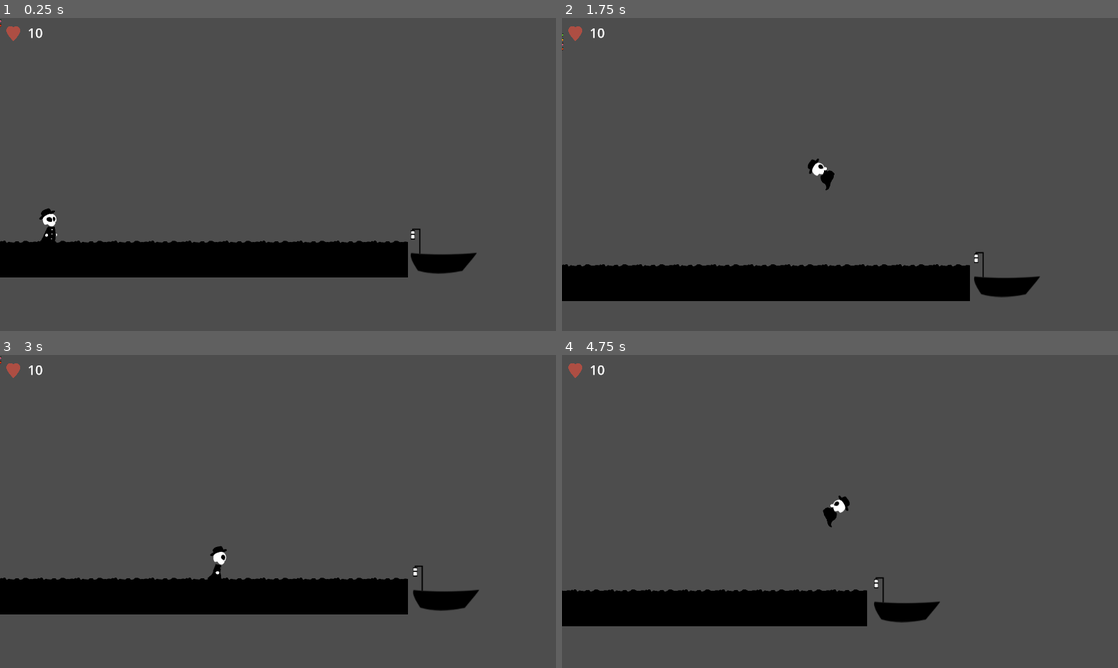
Above: before the commit, frames 1-4 (two rows, left to right).
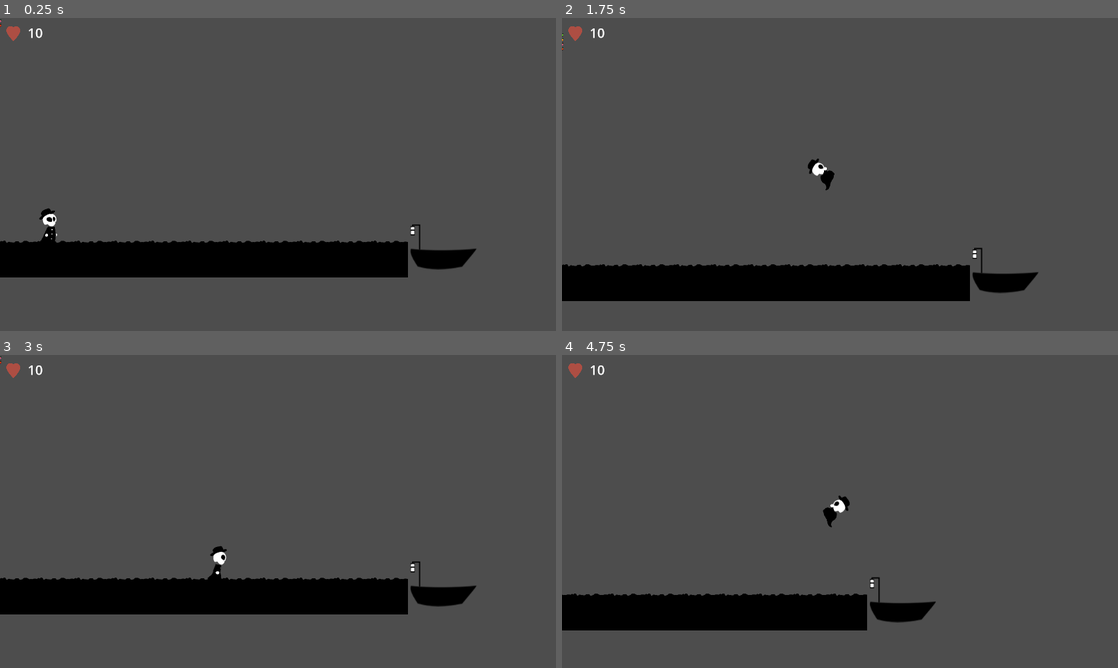
Above: after the commit, the same moments.

Repository: code-langba/you-game
Game: Godot game, scene res://scenes/levels/3.tscn
Same seed, same stepped clock (60 frames per second), same inputs: the game is played once before the commit and once after it. This scene is started directly instead of the project's main scene.
Inputs:
- Up to frame 1 (0.25 s): no input
- Up to frame 2 (1.75 s): tap Enter (ui_accept) at 0.5 s; hold D (move_right) from 0.53 s (still down); tap Space (jump) at 0.77, 1.52 s
- Up to frame 3 (3 s): release D (move_right) at 2.03 s; hold A (move_left) 2.03-2.78 s; hold D (move_right) from 2.78 s (still down)
- Up to frame 4 (4.75 s): tap Space (jump) at 3.02, 3.77, 4.52 s; release D (move_right) at 4.28 s; hold A (move_left) from 4.28 s (still down)

The runs differ from the first frame. In frame 1, 0.4% of the frame differs, in the area x 73-86%, y 66-82%; in frame 2, 0.4%; in frame 3, 0.4%; in frame 4, 1.7%, in the area x 0-68%, y 70-88%.
Error after the commit: Assertion failed: ❌Positions is empty. Create some position node inside BetterMovingPlatform and assign them to BetterMVBase. (res://scripts/traps/moving_platf…

Commit message:
added new moving platform

Diff:
--- /dev/null
+++ b/scenes/better_moving_platform.tscn
@@ -0,0 +1,7 @@
+[gd_scene load_steps=2 format=3 uid="uid://bkep8526t3g44"]
+
+[ext_resource type="PackedScene" uid="uid://beojt0gxoinh4" path="res://scenes/traps/better_mv_base.tscn" id="1_dv4wa"]
+
+[node name="BetterMovingPlatform" type="Node2D"]
+
+[node name="BetterMVBase" parent="." instance=ExtResource("1_dv4wa")]
--- a/scenes/levels/3.tscn
+++ b/scenes/levels/3.tscn
@@ -136,12 +136,10 @@
 
 [node name="actual_moving_platform" parent="platforms/left_right" index="0" instance=ExtResource("3_ms63n")]
 
-[node name="moving_platform" parent="platforms/left_right/actual_moving_platform" index="0" node_paths=PackedStringArray("start", "end")]
+[node name="moving_platform" parent="platforms/left_right/actual_moving_platform" index="0"]
 position = Vector2(1531, 831)
 scale = Vector2(1.8, 1.8)
 SPEED = 3.0
-start = NodePath("../start_pt")
-end = NodePath("../end_pt")
 
 [node name="start_pt" parent="platforms/left_right/actual_moving_platform" index="1"]
 position = Vector2(1494, 835)
@@ -152,11 +150,9 @@
 [node name="actual_moving_platform2" parent="platforms/left_right" index="1" instance=ExtResource("3_ms63n")]
 position = Vector2(1139, 0)
 
-[node name="moving_platform" parent="platforms/left_right/actual_moving_platform2" index="0" node_paths=PackedStringArray("start", "end")]
+[node name="moving_platform" parent="platforms/left_right/actual_moving_platform2" index="0"]
 position = Vector2(1531, 831)
 scale = Vector2(1.8, 1.8)
-start = NodePath("../start_pt")
-end = NodePath("../end_pt")
 
 [node name="start_pt" parent="platforms/left_right/actual_moving_platform2" index="1"]
 position = Vector2(1530, 839)
--- /dev/null
+++ b/scenes/position.gd
@@ -0,0 +1,2 @@
+extends Node2D
+class_name Position
--- /dev/null
+++ b/scenes/position.tscn
@@ -0,0 +1,6 @@
+[gd_scene load_steps=2 format=3 uid="uid://bllubrjylfkg1"]
+
+[ext_resource type="Script" path="res://scenes/position.gd" id="1_rvfp8"]
+
+[node name="Position" type="Node2D"]
+script = ExtResource("1_rvfp8")
--- /dev/null
+++ b/scenes/test.tscn
@@ -0,0 +1,152 @@
+[gd_scene load_steps=19 format=3 uid="uid://d3vnimwitkvwk"]
+
+[ext_resource type="PackedScene" uid="uid://bkep8526t3g44" path="res://scenes/better_moving_platform.tscn" id="1_qqwih"]
+[ext_resource type="Script" path="res://scenes/position.gd" id="2_48807"]
+[ext_resource type="Texture2D" uid="uid://deixsarktp5fs" path="res://asset/sprites/slime_green.png" id="2_nap0l"]
+
+[sub_resource type="AtlasTexture" id="AtlasTexture_eqnfg"]
+atlas = ExtResource("2_nap0l")
+region = Rect2(0, 24, 24, 24)
+
+[sub_resource type="AtlasTexture" id="AtlasTexture_51o55"]
+atlas = ExtResource("2_nap0l")
+region = Rect2(0, 0, 24, 24)
+
+[sub_resource type="AtlasTexture" id="AtlasTexture_tyx2p"]
+atlas = ExtResource("2_nap0l")
+region = Rect2(24, 0, 24, 24)
+
+[sub_resource type="AtlasTexture" id="AtlasTexture_88xvo"]
+atlas = ExtResource("2_nap0l")
+region = Rect2(48, 0, 24, 24)
+
+[sub_resource type="AtlasTexture" id="AtlasTexture_sae7w"]
+atlas = ExtResource("2_nap0l")
+region = Rect2(72, 0, 24, 24)
+
+[sub_resource type="AtlasTexture" id="AtlasTexture_uwfa1"]
+atlas = ExtResource("2_nap0l")
+region = Rect2(0, 24, 24, 24)
+
+[sub_resource type="AtlasTexture" id="AtlasTexture_6wk04"]
+atlas = ExtResource("2_nap0l")
+region = Rect2(24, 24, 24, 24)
+
+[sub_resource type="AtlasTexture" id="AtlasTexture_6xt3k"]
+atlas = ExtResource("2_nap0l")
+region = Rect2(48, 24, 24, 24)
+
+[sub_resource type="AtlasTexture" id="AtlasTexture_d28p3"]
+atlas = ExtResource("2_nap0l")
+region = Rect2(72, 24, 24, 24)
+
+[sub_resource type="AtlasTexture" id="AtlasTexture_081ut"]
+atlas = ExtResource("2_nap0l")
+region = Rect2(0, 48, 24, 24)
+
+[sub_resource type="AtlasTexture" id="AtlasTexture_ufjfy"]
+atlas = ExtResource("2_nap0l")
+region = Rect2(24, 48, 24, 24)
+
+[sub_resource type="AtlasTexture" id="AtlasTexture_6yd2r"]
+atlas = ExtResource("2_nap0l")
+region = Rect2(48, 48, 24, 24)
+
+[sub_resource type="AtlasTexture" id="AtlasTexture_f4npf"]
+atlas = ExtResource("2_nap0l")
+region = Rect2(72, 48, 24, 24)
+
+[sub_resource type="SpriteFrames" id="SpriteFrames_2dpyj"]
+animations = [{
+"frames": [{
+"duration": 1.0,
+"texture": SubResource("AtlasTexture_eqnfg")
+}],
+"loop": true,
+"name": &"default",
+"speed": 5.0
+}, {
+"frames": [{
+"duration": 1.0,
+"texture": SubResource("AtlasTexture_51o55")
+}, {
+"duration": 1.0,
+"texture": SubResource("AtlasTexture_tyx2p")
+}, {
+"duration": 1.0,
+"texture": SubResource("AtlasTexture_88xvo")
+}, {
+"duration": 1.0,
+"texture": SubResource("AtlasTexture_sae7w")
+}, {
+"duration": 1.0,
+"texture": SubResource("AtlasTexture_uwfa1")
+}, {
+"duration": 1.0,
+"texture": SubResource("AtlasTexture_6wk04")
+}, {
+"duration": 1.0,
+"texture": SubResource("AtlasTexture_6xt3k")
+}, {
+"duration": 1.0,
+"texture": SubResource("AtlasTexture_d28p3")
+}, {
+"duration": 1.0,
+"texture": SubResource("AtlasTexture_081ut")
+}, {
+"duration": 1.0,
+"texture": SubResource("AtlasTexture_ufjfy")
+}, {
+"duration": 1.0,
+"texture": SubResource("AtlasTexture_6yd2r")
+}, {
+"duration": 1.0,
+"texture": SubResource("AtlasTexture_f4npf")
+}],
+"loop": false,
+"name": &"destroy",
+"speed": 5.0
+}]
+
+[sub_resource type="RectangleShape2D" id="RectangleShape2D_mec0n"]
+size = Vector2(64, 32)
+
+[node name="Node2D" type="Node2D"]
+
+[node name="BetterMovingPlatform" parent="." instance=ExtResource("1_qqwih")]
+position = Vector2(720, 408)
+
+[node name="BetterMVBase" parent="BetterMovingPlatform" index="0" node_paths=PackedStringArray("positions", "animator")]
+destroy_on_end = true
+delay_on_start = 3.0
+delay_on_end = 2.0
+destroy_delay = 1.0
+positions = [NodePath("../Position"), NodePath("../Position2"), NodePath("../2"), NodePath("../3")]
+animator = NodePath("AnimatedSprite2D")
+destroy_animation_name = "destroy"
+
+[node name="AnimatedSprite2D" type="AnimatedSprite2D" parent="BetterMovingPlatform/BetterMVBase" index="0"]
+position = Vector2(0, -8)
+scale = Vector2(2, 2)
+sprite_frames = SubResource("SpriteFrames_2dpyj")
+
+[node name="CollisionShape2D" type="CollisionShape2D" parent="BetterMovingPlatform/BetterMVBase" index="1"]
+shape = SubResource("RectangleShape2D_mec0n")
+
+[node name="Position" type="Node2D" parent="BetterMovingPlatform"]
+position = Vector2(-592, -152)
+script = ExtResource("2_48807")
+
+[node name="Position2" type="Node2D" parent="BetterMovingPlatform"]
+position = Vector2(240, -152)
+script = ExtResource("2_48807")
+
+[node name="2" type="Node2D" parent="BetterMovingPlatform"]
+position = Vector2(-592, 40)
+script = ExtResource("2_48807")
+
+[node name="3" type="Node2D" parent="BetterMovingPlatform"]
+position = Vector2(240, 40)
+script = ExtResource("2_48807")
+
+[editable path="BetterMovingPlatform"]
--- a/scenes/traps/actual_moving_platform.tscn
+++ b/scenes/traps/actual_moving_platform.tscn
@@ -5,11 +5,8 @@
 [node name="actual_moving_platform" type="Node2D"]
 
 [node name="moving_platform" parent="." instance=ExtResource("1_hsm5y")]
-position = Vector2(1856, 936)
 SPEED = 3000.0
 
 [node name="start_pt" type="Node2D" parent="."]
-position = Vector2(1856, 936)
 
 [node name="end_pt" type="Node2D" parent="."]
-position = Vector2(1984, 936)
--- /dev/null
+++ b/scenes/traps/better_mv_base.tscn
@@ -0,0 +1,8 @@
+[gd_scene load_steps=2 format=3 uid="uid://beojt0gxoinh4"]
+
+[ext_resource type="Script" path="res://scripts/traps/moving_platform.gd" id="1_rsos4"]
+
+[node name="BetterMVBase" type="CharacterBody2D"]
+collision_layer = 4
+collision_mask = 2
+script = ExtResource("1_rsos4")
--- a/scenes/traps/moving_platform.tscn
+++ b/scenes/traps/moving_platform.tscn
@@ -12,11 +12,10 @@
 script = ExtResource("1_rdwvg")
 
 [node name="Sprite2D" type="Sprite2D" parent="."]
-position = Vector2(0, -32)
+position = Vector2(0, -40)
 texture = ExtResource("2_7xfbc")
 region_enabled = true
 region_rect = Rect2(384, 1154, 128, 126)
 
 [node name="CollisionShape2D" type="CollisionShape2D" parent="."]
-position = Vector2(0, 8)
 shape = SubResource("RectangleShape2D_di4oq")
--- a/scripts/traps/moving_platform.gd
+++ b/scripts/traps/moving_platform.gd
@@ -1,21 +1,71 @@
 extends CharacterBody2D
 
 @export var is_fake := false
-@export var direction := 1.0
-@export var SPEED = 300.0
-@export var start: Node2D
-@export var end: Node2D
+@export var loop: bool = true
+@export var destroy_on_end: bool = false
+@export var delay_on_start: float
+@export var delay_on_end: float
+@export_range(0, 5, 0.1, "or_greater", "suffix:secs") var destroy_delay: float
+@export var SPEED := 300.0
+@export var positions: Array[Position]
+@export var animator: AnimatedSprite2D
+@export var destroy_animation_name: String = ""
 
-
-@onready var sprite: Sprite2D = $Sprite2D
+@onready var current_index := 0
 
 func _ready() -> void:
 	if is_fake:
 		set_collision_layer_value(1, false)
 
+	assert(positions, "❌Positions is empty. Create some position node inside BetterMovingPlatform and assign them to BetterMVBase.")
 
 func _physics_process(_delta: float) -> void:
-	if global_position.x > end.global_position.x - 5 or global_position.x < start.global_position.x - 5:
-		direction *= -1
-		sprite.scale.x *= -1
-	position.x += SPEED * direction * _delta
+	var direction = (positions[current_index].global_position - global_position).normalized()
+	velocity = SPEED * direction
+	move_and_slide()
+
+	flip_platform()
+	handle_next_position(positions, direction)
+
+func stop_processes(state: bool = true) -> void:
+	set_physics_process(!state)
+	set_process(!state)
+
+func destroy() -> void:
+	if destroy_delay == 0.0:
+		destroy_platform()
+		return
+
+	var destroy_timer = Timer.new()
+	destroy_timer.autostart = true
+	destroy_timer.one_shot = true
+	destroy_timer.wait_time = destroy_delay
+	destroy_timer.timeout.connect(destroy_platform)
+	add_child(destroy_timer)
+
+func destroy_platform() -> void:
+	if !animator:
+		queue_free()
+		return
+
+	if destroy_animation_name:
+		animator.play(destroy_animation_name)
+		await animator.animation_finished
+	queue_free()
+
+func flip_platform() -> void:
+	if sign(velocity.x) == -1:
+		animator.flip_h = true
+	elif sign(velocity.x) == 1:
+		animator.flip_h = false
+
+func handle_next_position(_positions: Array, direction: Vector2) -> void:
+	if (positions[current_index].global_position - global_position).dot(direction) < 0:
+		var prev_index = current_index
+		if current_index == positions.size() - 1 and !loop:
+			if destroy_on_end: destroy()
+			stop_processes()
+		current_index = (current_index + 1) % positions.size()
+		if current_index == prev_index:
+			if destroy_on_end: destroy()
+			stop_processes()
Not shown: 1 places in scenes/levels/1.tscn that only renumber resources
Not shown: 1 places in scenes/levels/3.tscn that only renumber resources
Not shown, added: scenes/act36A2.tmp
